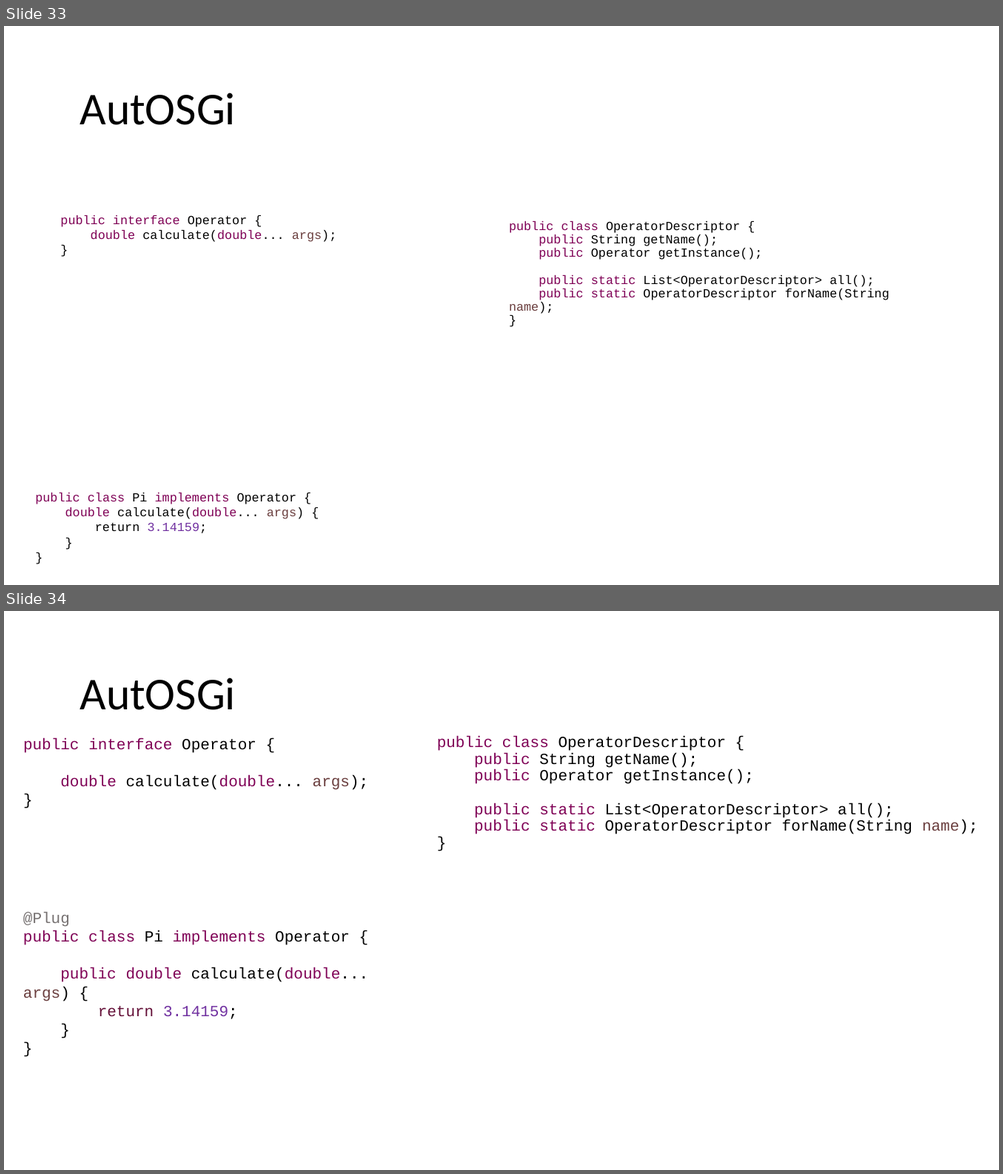
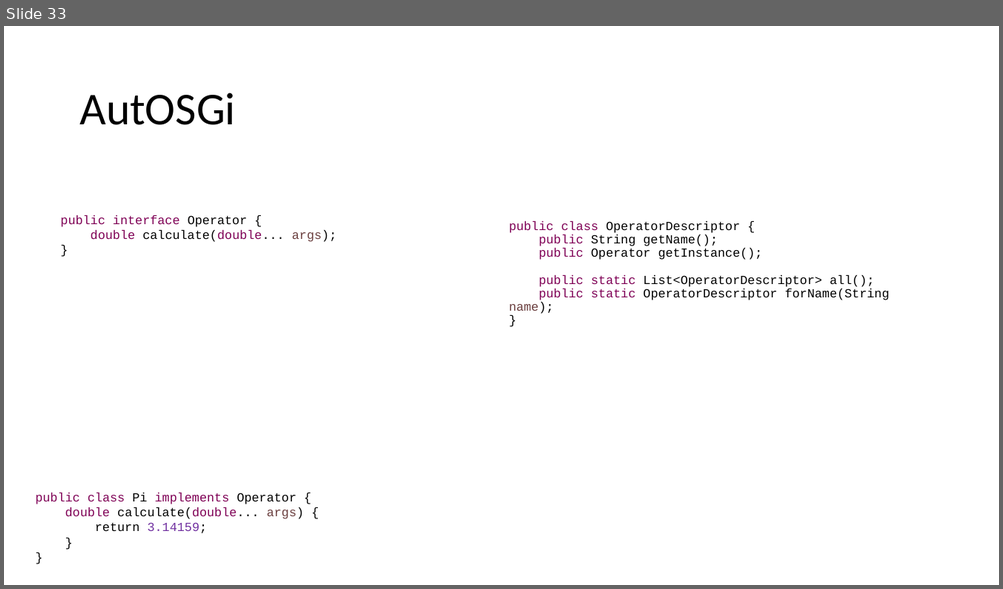
Before and after one commit to diffplug/sockets-and-plugs, a slide deck: Sockets and Plugs.pptx. Shown one above the other, each under a label of ours: slides 33 and 34 before the commit, slide 33 after it. The pictures are 1003x1174 and 1003x589 pixels, drawn with LibreOffice and Linux fonts; fonts in the diff are those of the drawing. Boxes give left, top, right and bottom in pixels: in the first picture for what was removed or moved away, otherwise in the second. Text is boxed around its words. In the diff, an @@ line names an element or a change of style, - is before the commit and + after.

Commit message:
Improvements to AutOSGi description.

```diff
--- a/Sockets and Plugs.pptx
+++ b/Sockets and Plugs.pptx
@@ slide 34 removed at [4, 611, 999, 1170], background #FFFFFF @@
@@ title removed at [79, 678, 235, 710] @@
-AutOSGi
@@ text removed at [23, 738, 369, 790] @@
-public interface Operator {
-double calculate(double... args);
-}
@@ text removed at [437, 736, 978, 834] @@
-public class OperatorDescriptor {
-public String getName();
-public Operator getInstance();
-public static List<OperatorDescriptor> all();
-public static OperatorDescriptor forName(String name);
-}
@@ text removed at [23, 912, 368, 1019] @@
-@Plug
-public class Pi implements Operator {
-public double calculate(double... args) {
-return 3.14159;
-}
-}
```
Also in this commit, not shown: 7 slides changed.
